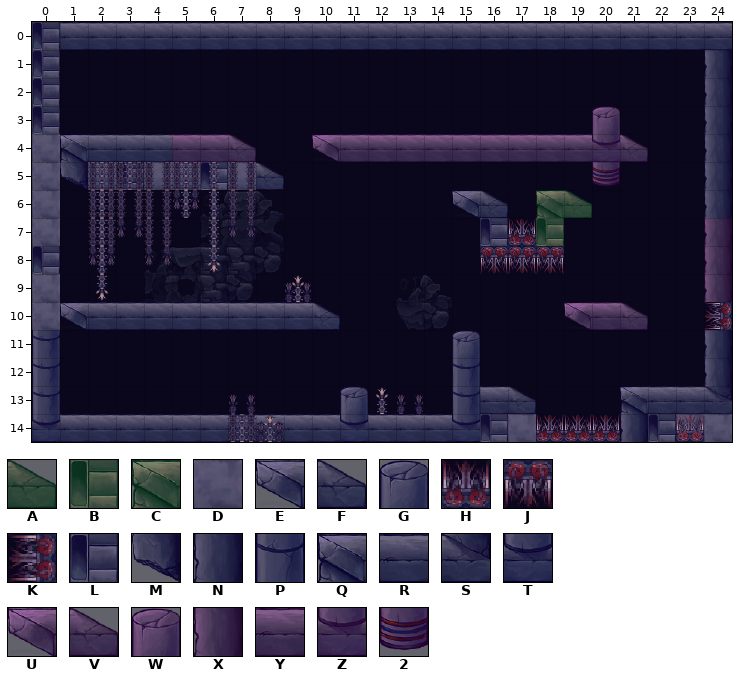
A Tiled map gets an edit: src/data/for_tests_only.tmx. The first picture shows the starting point.
Cells are 64x64 px. Shown: x 0..24, y 0..14.
Key: from "tileset_green_01": A 2 "corner", B 10, C 20 "corner"; from "tileset_neutral_01": D 0, E 1 "corner", F 2 "corner", G 3, H 4 "deadly", J 4 turned 180 "deadly", K 4 turned 270 "deadly", L 10, M 11, N 12, P 13, Q 20 "corner", R 21, S 22, T 23; from "tileset_pink_01": U 1 "corner", V 2 "corner", W 3, X 12, Y 21, Z 23, 2 33.
_ is an empty cell.
Layers that did not change in this view are not listed.
Layer "walls" before, first column x 0:
 0 LRRRRRRRRRRRRRRRRRRRRRRRR
 1 L_______________________N
 2 L_______________________N
 3 L___________________W___N
 4 DQRRRYYV__UYYYYYYYYYZV__N
 5 DMDLDDLDF___________2___N
 6 D______________EF_CA____N
 7 D_______________LHB_____X
 8 L_______________JJJ_____X
 9 D_______________________X
10 DERRRRRRRRF________UYV__K
11 P______________G________N
12 P______________P________N
13 P__________G___PRF___QRRS
14 TRRRRRRRRRRTRRRTLDHHHNLDD
The same view after the edit:
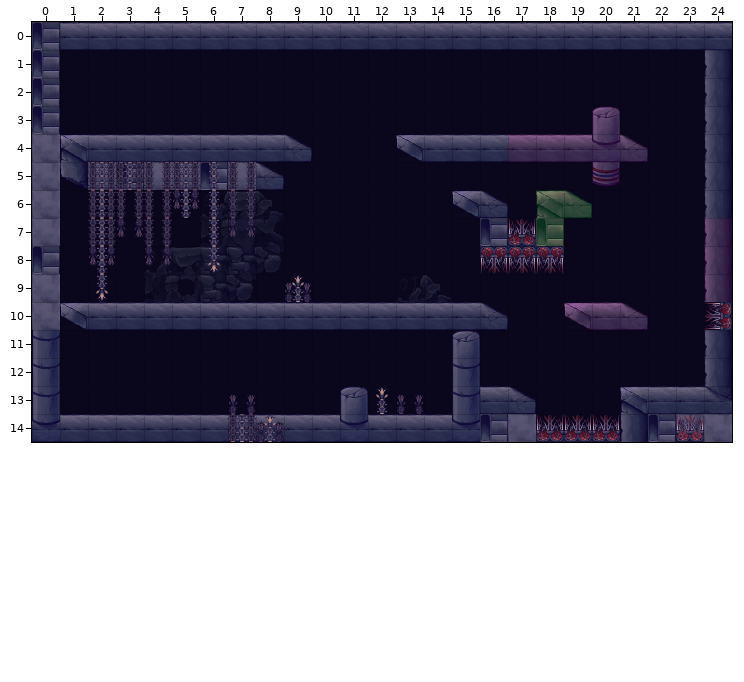
See-through tiles are keyed as they look on the map.
The edit:
Layer "walls":
Tile Y gives way to tile E in row 4 at x 13.
The edit adds tile F in row 4 at x 9; in row 10 at x 16.
Tile F gives way to tile R in row 10 at x 10.
Tile V gives way to tile R in row 4 at x 7.
Tile Y gives way to tile R in row 4 at x 5 to 6 and 14 to 16.
The edit adds tile R in row 4 at x 8; in row 10 at x 11 to 15.
Tile U is gone in row 4 at x 10.
Tile Y is gone in row 4 at x 11 to 12.
Boxes around the changes in both pictures, in picture pixels (x1, y1, x2, y2):
changed: (172, 134, 508, 162)
changed: (312, 302, 508, 330)
